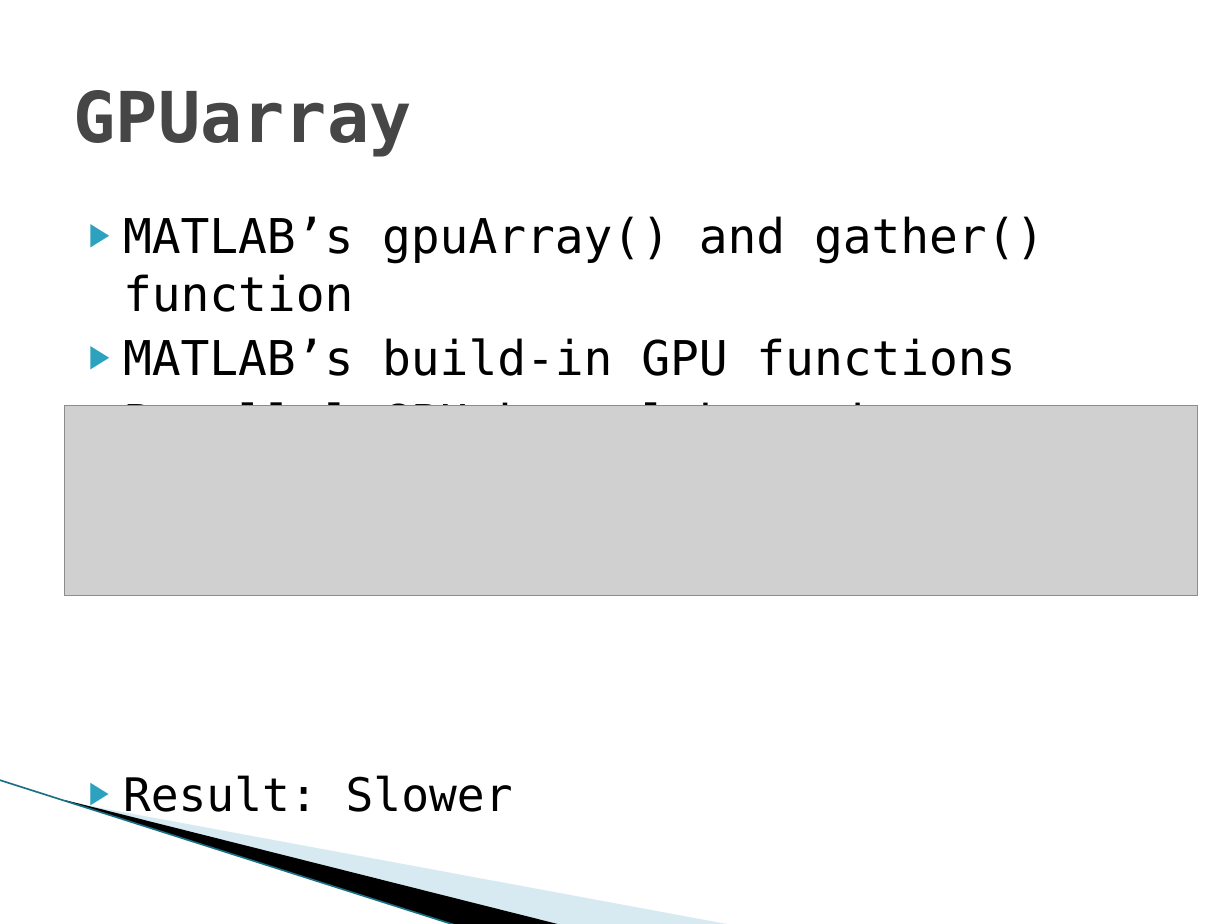
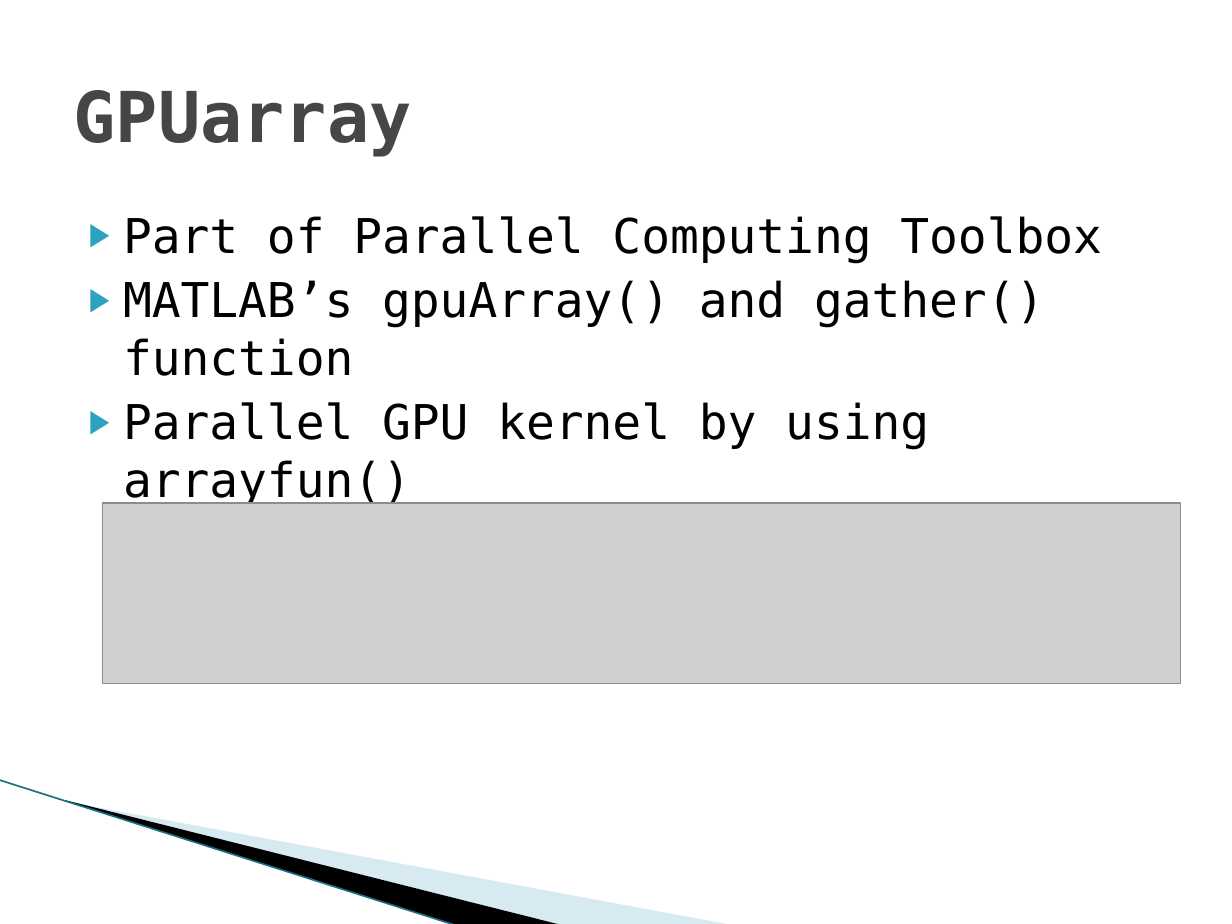
Before and after one commit to Keripo/DancingMonkeysAccelerated, a slide deck: slide 7 of final/presentation.pptx. Drawn at 1232x924 pixels with LibreOffice and Linux fonts; fonts in the diff are those of the drawing; grey boxes stand for pictures; background and template pictures are left out. Boxes give left, top, right and bottom in pixels: in the first picture for what was removed or moved away, otherwise in the second. Text is boxed around its words. In the diff, an @@ line names an element or a change of style, - is before the commit and + after.

```diff
--- a/final/presentation.pptx
+++ b/final/presentation.pptx
@@ text at box(123, 216, 1102, 264): paragraph added @@
+▶ Part of Parallel Computing Toolbox
@@ text at box(123, 338, 1015, 376): paragraph removed @@
-▶ MATLAB’s build-in GPU functions
@@ picture: place and size @@
-picture at box(65, 405, 1199, 595)
+picture at box(102, 503, 1180, 684)
@@ text at box(123, 775, 513, 821): paragraph removed @@
-▶ Result: Slower
```
Also in this commit, not shown: 5 other slides changed, 11 slides added, 6 slides removed.
